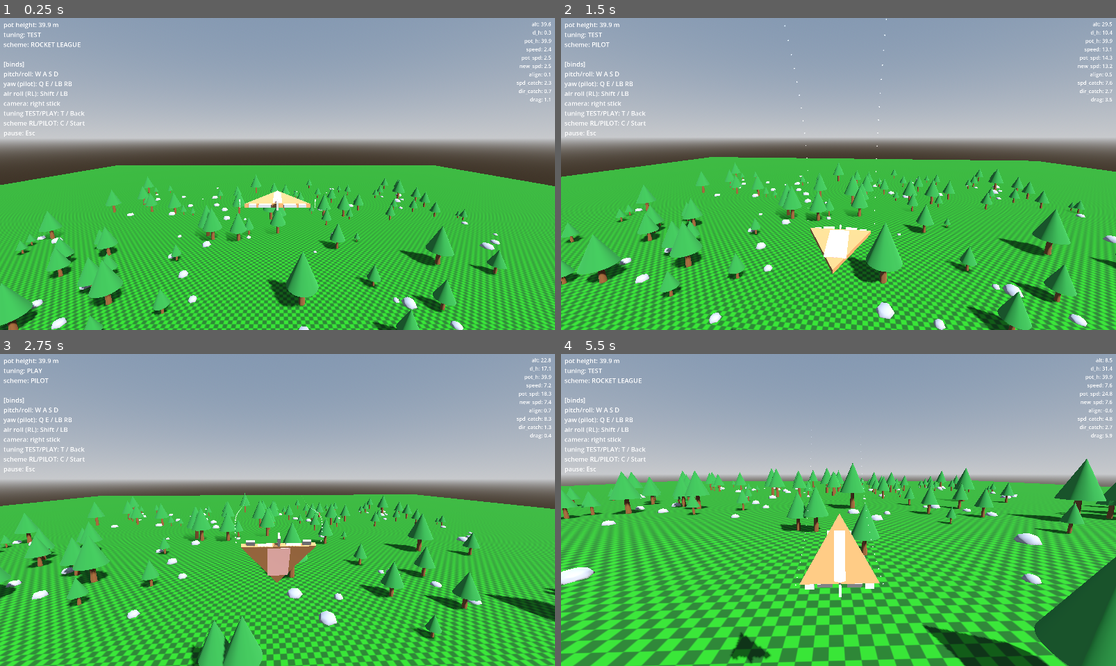
Above: before the commit, frames 1-4 (two rows, left to right).
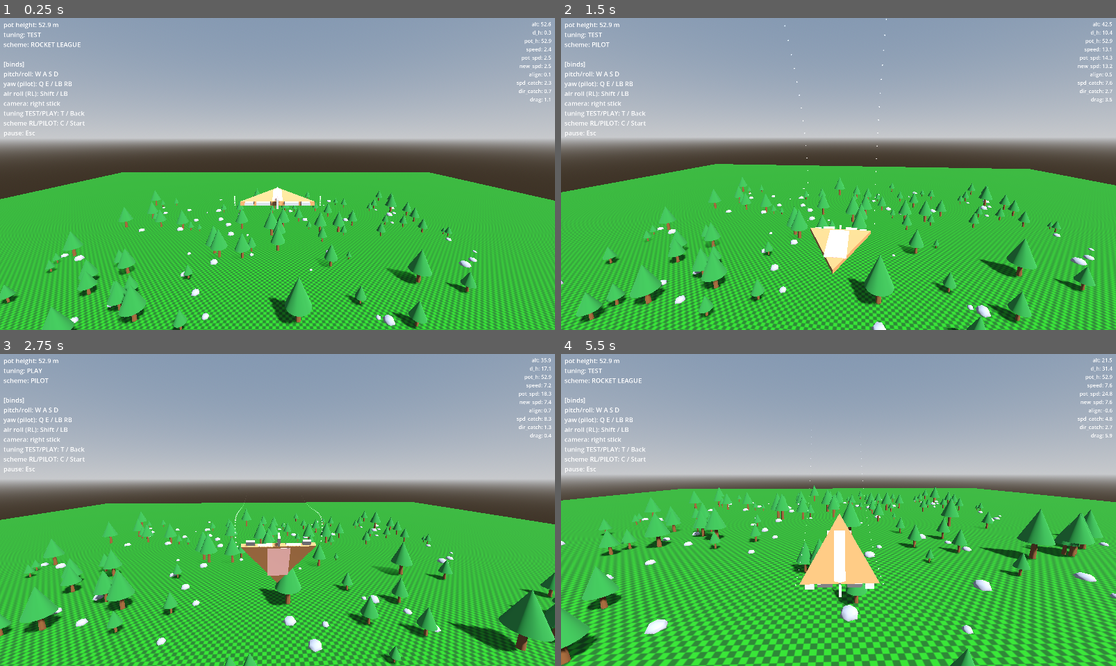
Above: after the commit, the same moments.

Repository: westonkelliher/glider
Game: Godot game, scene res://scenes/main.tscn
Two runs of this game, one before a commit and one after it. Both use one fixed random seed, a clock stepped at 60 frames per second and the inputs below.
Inputs (mouse positions are in pixels of both pictures, inside the frame that each line leads up to):
- Up to frame 1 (0.25 s): no input
- Up to frame 2 (1.5 s): tap Enter at 0.5 s; move the mouse to (866, 174) at 0.52 s; hold Shift (air_roll) 0.53-1.28 s; hold W (move_forward) from 0.53 s (still down); move the mouse to (810, 174) at 1.27 s; tap C (toggle_scheme) at 1.35 s
- Up to frame 3 (2.75 s): keep holding W (move_forward); move the mouse to (288, 503) at 2.02 s; hold T (toggle_tuning) from 2.03 s (still down)
- Up to frame 4 (5.5 s): keep holding W (move_forward); move the mouse to (832, 516) at 2.77 s; release T (toggle_tuning) at 2.78 s; tap Shift (air_roll) at 2.85 s; move the mouse to (877, 513) at 3.52 s; hold C (toggle_scheme) 3.53-4.28 s; move the mouse to (794, 506) at 4.27 s; tap T (toggle_tuning) at 4.35 s; move the mouse to (844, 510) at 5.02 s; hold Shift (air_roll) from 5.03 s (still down)

The runs differ from the first frame. In frame 1, 25% of the frame differs, in the area x 0-100%, y 1-100%; in frame 2, 29%; in frame 3, 32%; in frame 4, 39%.

Commit message:
Scene: bake 1.5x scale into GliderBody root; move spawn
Co-Authored-By: Claude Opus 4.8 <noreply@anthropic.com>

Diff:
--- a/scenes/glider_body.tscn
+++ b/scenes/glider_body.tscn
@@ -51,6 +51,7 @@
 [sub_resource type="BoxMesh" id="BoxMesh_qut1m"]
 
 [node name="GliderBody" type="CharacterBody3D" unique_id=786574907]
+transform = Transform3D(1.5, 0, 0, 0, 1.5, 0, 0, 0, 1.5, 0, 0, 0)
 floor_max_angle = 0.43284166
 script = ExtResource("1_kiolu")
 
--- a/scenes/main.tscn
+++ b/scenes/main.tscn
@@ -32,8 +32,8 @@
 [node name="Floor" parent="." unique_id=1291254760 instance=ExtResource("3_sugp2")]
 
 [node name="GliderBody" parent="." unique_id=786574907 instance=ExtResource("2_0wfyh")]
-transform = Transform3D(1.5, 0, 0, 0, 1.5, 0, 0, 0, 1.5, 2.9999924, 39.92811, 62.75814)
+transform = Transform3D(1.5, 0, 0, 0, 1.5, 0, 0, 0, 1.5, 2.9999924, 52.94013, 70.93966)
 
 [node name="CameraRig" parent="." unique_id=478481249 node_paths=PackedStringArray("target") instance=ExtResource("3_jyhfs")]
-transform = Transform3D(1, 0, 0, 0, 1, 0, 0, 0, 1, 2.9999924, 48.242912, 81.34761)
+transform = Transform3D(1, 0, 0, 0, 1, 0, 0, 0, 1, 2.9999924, 82.19779, 90.10272)
 target = NodePath("../GliderBody")
